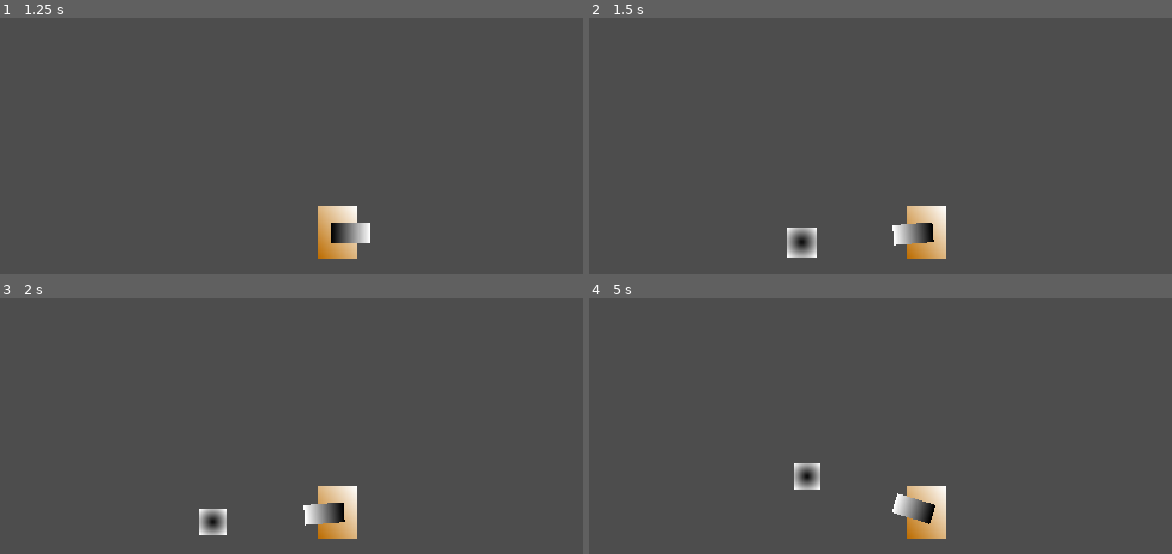
Above: before the commit, frames 1-4 (two rows, left to right).
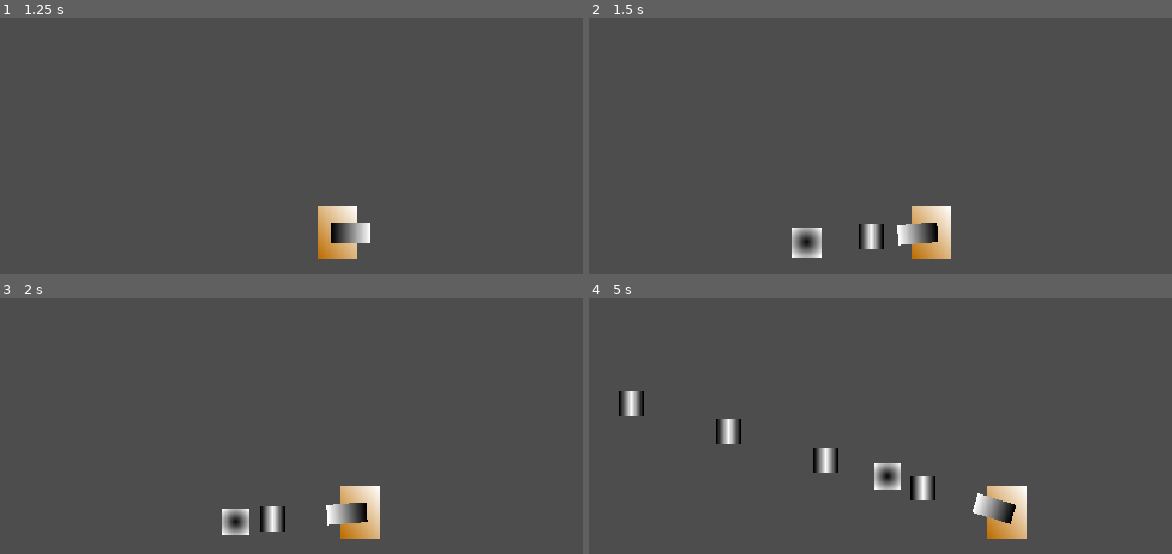
Above: after the commit, the same moments.

Repository: dranik544/explanation-overdue
Game: Godot game, scene res://scenes/main.tscn
Two runs of this game, one before a commit and one after it. Both use one fixed random seed, a clock stepped at 60 frames per second and the inputs below.
Inputs (mouse positions are in pixels of both pictures, inside the frame that each line leads up to):
- Up to frame 1 (1.25 s): move the mouse to (297, 138) at 0.52 s; click (297, 138) at 0.67 s
- Up to frame 2 (1.5 s): tap Enter at 1.25 s; drag from (1166, 115) to (886, 138) at 1.27 s
- Up to frame 3 (2 s): no input
- Up to frame 4 (5 s): move the mouse to (outside the picture) at 2.02 s; click (outside the picture) at 2.17 s; drag from (967, 328) to (outside the picture) at 2.77 s; tap Space at 3.5 s; move the mouse to (outside the picture) at 3.52 s; click (outside the picture) at 3.67 s; tap Enter at 4.25 s; drag from (1102, 305) to (outside the picture) at 4.27 s

Frame 1 is identical in both runs. In frame 2, 1.8% of the frame differs, in the area x 33-63%, y 73-95%; in frame 3, 3.4%; in frame 4, 4.9%, in the area x 5-76%, y 36-95%.

Commit message:
исправление багов + добавление отдачи от проджектайлов

Diff:
--- a/scenes/main.tscn
+++ b/scenes/main.tscn
@@ -7,7 +7,15 @@
 [sub_resource type="RectangleShape2D" id="RectangleShape2D_o5qli"]
 size = Vector2(578, 20)
 
+[sub_resource type="RectangleShape2D" id="RectangleShape2D_sugp2"]
+size = Vector2(20, 378)
+
 [node name="main" type="Node2D"]
+
+[node name="ProjectilePool" type="Node2D" parent="."]
+position = Vector2(-1, 0)
+script = ExtResource("2_0wfyh")
+projectileScene = ExtResource("3_sugp2")
 
 [node name="player" parent="." node_paths=PackedStringArray("pool") instance=ExtResource("1_o5qli")]
 pool = NodePath("../ProjectilePool")
@@ -15,14 +23,20 @@
 [node name="Camera2D" type="Camera2D" parent="."]
 zoom = Vector2(2, 2)
 
-[node name="StaticBody2D" type="StaticBody2D" parent="."]
-position = Vector2(0, -27)
+[node name="collisions" type="StaticBody2D" parent="."]
 
-[node name="CollisionShape2D" type="CollisionShape2D" parent="StaticBody2D"]
-position = Vector2(0, 162)
+[node name="CollisionShape2D" type="CollisionShape2D" parent="collisions"]
+position = Vector2(0, 135)
 shape = SubResource("RectangleShape2D_o5qli")
 
-[node name="ProjectilePool" type="Node2D" parent="."]
-position = Vector2(-1, 0)
-script = ExtResource("2_0wfyh")
-projectileScene = ExtResource("3_sugp2")
+[node name="CollisionShape2D2" type="CollisionShape2D" parent="collisions"]
+position = Vector2(0, -135)
+shape = SubResource("RectangleShape2D_o5qli")
+
+[node name="CollisionShape2D3" type="CollisionShape2D" parent="collisions"]
+position = Vector2(-240, 0)
+shape = SubResource("RectangleShape2D_sugp2")
+
+[node name="CollisionShape2D4" type="CollisionShape2D" parent="collisions"]
+position = Vector2(240, 0)
+shape = SubResource("RectangleShape2D_sugp2")
--- a/scenes/player/player.gd
+++ b/scenes/player/player.gd
@@ -25,8 +25,6 @@
 func _ready() -> void:
 	add_to_group("player")
 
-	projectileTimer.timeout.connect(projectileTimerTimeout)
-
 	aimSprite.visible = false
 
 func _physics_process(delta: float) -> void:
@@ -38,7 +36,9 @@
 	velocity.x = move_toward(velocity.x, targetVelocityX, accelMove)
 
 	# если касание для прицела активно, то срабатывает перемещение на позиции, иначе скрытие
-	if touchAimActive: aimSprite.position = touchAimDragOffset
+	if touchAimActive:
+		aimSprite.position = touchAimDragOffset
+		shoot()
 
 	# гравитация и проверка касания пола
 	if not is_on_floor():
@@ -102,19 +102,21 @@
 		if touchAimDragOffset.length() > maxDistanceAim:
 			touchAimDragOffset = touchAimDragOffset.normalized() * maxDistanceAim # мы хуярим его :)
 
-		shoot()
-
+# выстрел
 func shoot():
+	# если таймер ещё не закончил, то возвращаемся обратно
 	if !projectileTimer.is_stopped(): return
 	if !touchAimActive or touchAimDragOffset.length() <= maxDistanceAim / 10: return
 
+	# создаём и активируем проджектайл
 	var projectile: Area2D = pool.getProjectile()
 	projectile.activate(global_position, touchAimDragOffset.normalized())
 
+	# отдача игрока от проджектайла
+	velocity -= touchAimDragOffset.normalized() * projectile.recoilForce
+
+	# стартуем таймер, дабы избежать спама проджектайлами
 	projectileTimer.start()
-
-func projectileTimerTimeout():
-	pass
 
 func aimBackAnimationTween():
 	aimSprite.modulate.a = 1.0
--- a/scenes/projectiles/blaster_projectile_1.gd
+++ b/scenes/projectiles/blaster_projectile_1.gd
@@ -3,6 +3,7 @@
 @export var speed: float = 500.0                # скорость проджектайла
 @export var direction: Vector2 = Vector2.ZERO   # направление проджектайла
 @export var pool: Node2D                        # объект пула, где находятся заготовки проджектайлов
+@export var recoilForce: float = 95.0           # сила отдачи игрока от проджектайла, в случае касания с объектом
 
 
 func _ready() -> void:
@@ -21,5 +22,6 @@
 
 # уничтожение проджектайла при касании
 func _on_body_entered(body):
-	print(pool)
+	if body.is_in_group("player"): return
+
 	pool.returnProjectile(self)
Not shown: 1 places in scenes/main.tscn that only renumber resources
